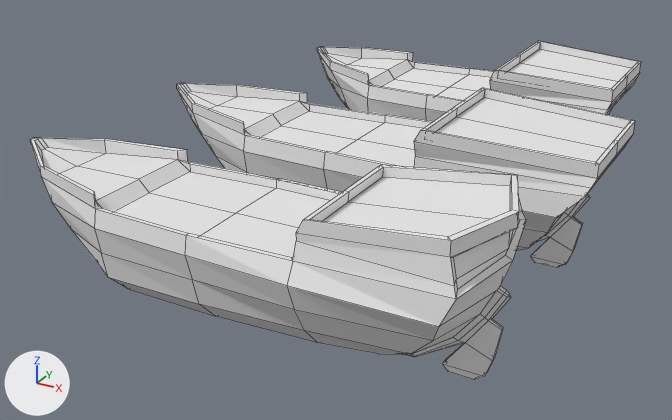
A saved change to the Blender file External Assets/Models/shipBase.blend.
Both versions are drawn from a 50 mm lens placed at (6.81, -9.9, 5.78), pointed at (-0.33, 3.1, -0.71). Arrows for +X, +Y and +Z are at lower left; the lights stay in place. Mesh edges are drawn as thin lines.

The scene before the commit, as lines of its bpy script (objects in view):
```python
me_cube = bpy.data.meshes.new('Cube')
me_cube.from_pydata(...)  # 127 vertices, 108 faces; spans x -4.1..3.84, y -1.27..0.0, z -1.16..1.34
me_cube.materials.append(mat_material)  # its picture is missing
me_cube_001 = bpy.data.meshes.new('Cube.001')
me_cube_001.from_pydata(...)  # 126 vertices, 106 faces; spans x -3.11..3.46, y -1.3..0.0, z -1.16..1.29
me_cube_001.materials.append(mat_material)  # its picture is missing
me_cube_002 = bpy.data.meshes.new('Cube.002')
me_cube_002.from_pydata(...)  # 122 vertices, 104 faces; spans x -4.1..4.15, y -1.3..0.0, z -1.16..1.29
me_cube_002.materials.append(mat_material)  # its picture is missing
ob_shipbase = bpy.data.objects.new('shipBase', me_cube)
ob_shipbase.location = (0.0, 0.0, 0.0)
_m = ob_shipbase.modifiers.new('Mirror', 'MIRROR')
_m.use_axis = (False, True, False)
_m.use_clip = True
ob_shipbase_001 = bpy.data.objects.new('shipBase.001', me_cube_001)
ob_shipbase_001.location = (0.0, 7.35, 0.0)
_m = ob_shipbase_001.modifiers.new('Mirror', 'MIRROR')
_m.use_axis = (False, True, False)
_m.use_clip = True
ob_shipbase_002 = bpy.data.objects.new('shipBase.002', me_cube_002)
ob_shipbase_002.location = (0.0, 3.71, -0.04)
_m = ob_shipbase_002.modifiers.new('Mirror', 'MIRROR')
_m.use_axis = (False, True, False)
_m.use_clip = True
```
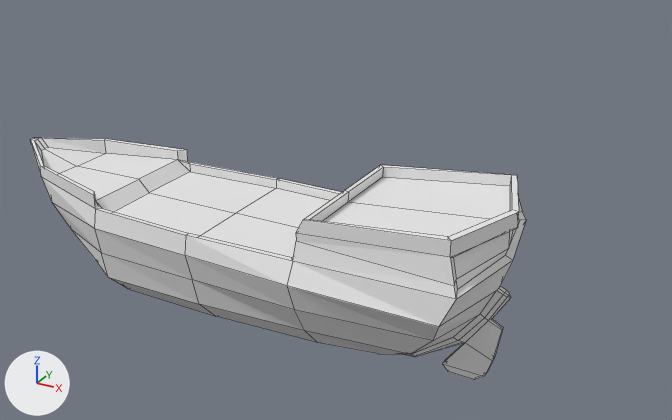
Commit message: olvide subir el modelo

Pixel boxes (x1, y1, x2, y2) of what changed, in the pictures (672 x 420 px):
'shipBase.002', deleted
    before: (177, 83, 635, 268)
'shipBase.001', deleted
    before: (317, 41, 641, 121)

The change, as a list of edits to the scene's bpy script:
```text
Remove ob_shipbase_002:
    ob_shipbase_002 = bpy.data.objects.new('shipBase.002', me_cube_002)
    ob_shipbase_002.location = (0.0, 3.71, -0.04)
    _m = ob_shipbase_002.modifiers.new('Mirror', 'MIRROR')
    _m.use_axis = (False, True, False)
    _m.use_clip = True
Remove ob_shipbase_001:
    ob_shipbase_001 = bpy.data.objects.new('shipBase.001', me_cube_001)
    ob_shipbase_001.location = (0.0, 7.35, 0.0)
    _m = ob_shipbase_001.modifiers.new('Mirror', 'MIRROR')
    _m.use_axis = (False, True, False)
    _m.use_clip = True
```
